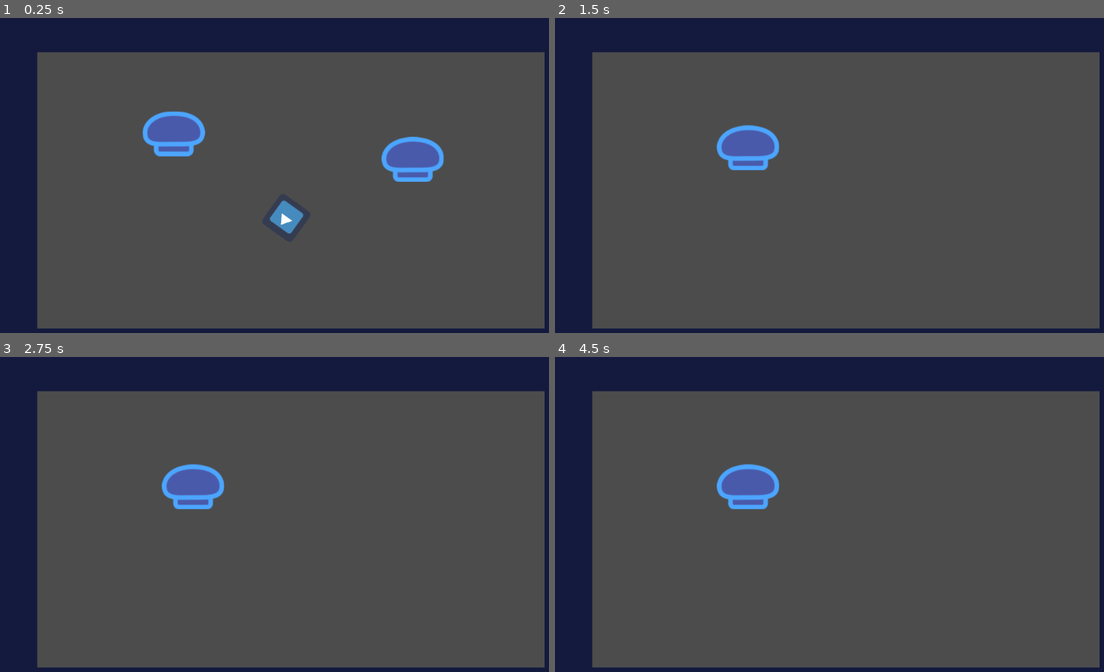
Above: before the commit, frames 1-4 (two rows, left to right).
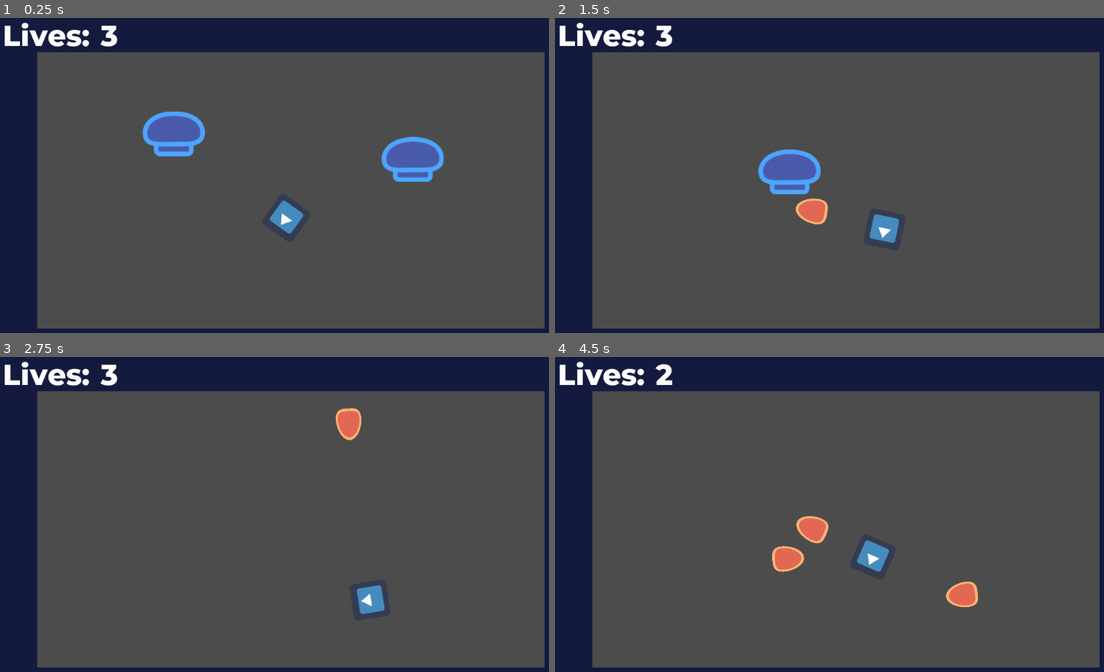
Above: after the commit, the same moments.

Repository: yenyao/GodotJam
Game: Godot game, scene res://src/Levels/FirstScene.tscn
Same seed, same stepped clock (60 frames per second), same inputs: the game is played once before the commit and once after it. The engine's default icon, where the game draws it, is replaced by a stand-in: a white triangle on a blue panel in a dark square.
Inputs (mouse positions are in pixels of both pictures, inside the frame that each line leads up to):
- Up to frame 1 (0.25 s): no input
- Up to frame 2 (1.5 s): move the mouse to (972, 162) at 0.52 s; hold D (move_right) 0.53-1.28 s; click (972, 162) at 0.6 s; move the mouse to (725, 197) at 1.27 s; hold S (move_down) from 1.28 s (still down); click (725, 197) at 1.35 s
- Up to frame 3 (2.75 s): move the mouse to (345, 442) at 2.02 s; release S (move_down) at 2.03 s; hold D (move_right) from 2.03 s (still down); click (345, 442) at 2.1 s
- Up to frame 4 (4.5 s): move the mouse to (813, 586) at 2.77 s; release D (move_right) at 2.78 s; hold W (move_up) 2.78-3.53 s; click (813, 586) at 2.85 s; move the mouse to (1016, 568) at 3.52 s; hold A (move_left) from 3.53 s (still down); click (1016, 568) at 3.6 s; move the mouse to (664, 467) at 4.27 s; click (664, 467) at 4.35 s

The runs differ from the first frame. In frame 1, 0.7% of the frame differs, in the area x 0-22%, y 1-10%; in frame 2, 4.0%, in the area x 0-63%, y 1-72%; in frame 3, 2.8%; in frame 4, 3.6%.

Commit message:
Added Lives and player-bullet detection

Diff:
--- a/Assets/font_title.tres
+++ b/Assets/font_title.tres
@@ -3,7 +3,7 @@
 [ext_resource path="res://assets/montserrat_extrabold.otf" type="DynamicFontData" id=1]
 
 [resource]
-size = 46
+size = 50
 use_mipmaps = true
 use_filter = true
 font_data = ExtResource( 1 )
--- /dev/null
+++ b/src/GUI/Overlay.gd
@@ -0,0 +1,6 @@
+extends MarginContainer
+
+onready var number = get_node("HBoxContainer/Number")
+
+func _on_Player_health_changed(lives):
+	number.text = str(lives)
--- /dev/null
+++ b/src/GUI/Overlay.tscn
@@ -0,0 +1,34 @@
+[gd_scene load_steps=3 format=2]
+
+[ext_resource path="res://Assets/font_title.tres" type="DynamicFont" id=1]
+[ext_resource path="res://src/GUI/Overlay.gd" type="Script" id=2]
+
+[node name="GUI" type="MarginContainer"]
+anchor_right = 1.0
+custom_constants/margin_right = 20
+custom_constants/margin_top = 20
+custom_constants/margin_left = 20
+custom_constants/margin_bottom = 20
+script = ExtResource( 2 )
+__meta__ = {
+"_edit_use_anchors_": false
+}
+
+[node name="HBoxContainer" type="HBoxContainer" parent="."]
+margin_left = 20.0
+margin_top = 20.0
+margin_right = 1004.0
+margin_bottom = 82.0
+
+[node name="Live" type="Label" parent="HBoxContainer"]
+margin_right = 166.0
+margin_bottom = 62.0
+custom_fonts/font = ExtResource( 1 )
+text = "Lives: "
+
+[node name="Number" type="Label" parent="HBoxContainer"]
+margin_left = 170.0
+margin_right = 200.0
+margin_bottom = 62.0
+custom_fonts/font = ExtResource( 1 )
+text = "3"
--- a/src/Levels/FirstScene.gd
+++ b/src/Levels/FirstScene.gd
@@ -3,6 +3,7 @@
 func _on_Player_shoot(bullet):
 	bullet.velocity *= 0.5
 	add_child(bullet)
+
 func _ready():
 	var Enemies = get_tree().get_nodes_in_group("Enemies")
 	var Player = get_node("Player")
--- a/src/Levels/FirstScene.tscn
+++ b/src/Levels/FirstScene.tscn
@@ -1,9 +1,10 @@
-[gd_scene load_steps=5 format=2]
+[gd_scene load_steps=6 format=2]
 
 [ext_resource path="res://src/actors/player.tscn" type="PackedScene" id=1]
 [ext_resource path="res://Assets/tileset.tres" type="TileSet" id=2]
 [ext_resource path="res://src/actors/Enemy.tscn" type="PackedScene" id=3]
 [ext_resource path="res://src/Levels/FirstScene.gd" type="Script" id=4]
+[ext_resource path="res://src/GUI/Overlay.tscn" type="PackedScene" id=5]
 
 [node name="Node2D" type="Node2D"]
 script = ExtResource( 4 )
@@ -29,4 +30,8 @@
 ] instance=ExtResource( 3 )]
 position = Vector2( 296.797, 206.598 )
 
+[node name="GUI" parent="." instance=ExtResource( 5 )]
+margin_right = 240.0
+margin_bottom = 102.0
+[connection signal="health_changed" from="Player" to="GUI" method="_on_Player_health_changed"]
 [connection signal="shoot" from="Player" to="." method="_on_Player_shoot"]
--- a/src/actors/Enemy.tscn
+++ b/src/actors/Enemy.tscn
@@ -26,5 +26,4 @@
 
 [node name="CollisionShape2D" type="CollisionShape2D" parent="BulletDetector"]
 shape = SubResource( 2 )
-
 [connection signal="body_entered" from="BulletDetector" to="." method="_on_BulletDetector_body_entered"]
--- a/src/actors/player.gd
+++ b/src/actors/player.gd
@@ -1,10 +1,12 @@
 extends KinematicBody2D
 
 signal shoot(bullet, velocity, location)
+signal health_changed(lives)
 
 export var speed = 100
 var velocity = Vector2(0,0)
 var direction = Vector2(0,0)
+var lives = 3
 const Bullet = preload("res://src/actors/Bullet.tscn")
 
 func _physics_process(_delta):
@@ -28,9 +30,22 @@
 		var bullet = Bullet.instance()
 		bullet.velocity = Vector2.UP.rotated(rotation + PI/2) * 1000
 		bullet.rotation = bullet.velocity.angle()
-		bullet.position = position
+		bullet.position = position + bullet.velocity.normalized() * 70
 
 		emit_signal("shoot", bullet)
 
-func _on_Area2D_body_entered(body):
-	queue_free()
+func get_hurt():
+	lives -= 1
+	emit_signal("health_changed", lives)
+	if lives <= 0:
+		queue_free()
+
+
+
+func _on_EnemyDetector_body_entered(body):
+	get_hurt()
+
+
+func _on_BulletDetector_body_entered(body):
+	get_hurt()
+	body.queue_free()
--- a/src/actors/player.tscn
+++ b/src/actors/player.tscn
@@ -23,6 +23,7 @@
 shape = SubResource( 1 )
 
 [node name="BulletDetector" type="Area2D" parent="."]
+collision_layer = 0
 collision_mask = 8
 
 [node name="BulletDetectorShape" type="CollisionShape2D" parent="BulletDetector"]
@@ -34,6 +35,6 @@
 
 [node name="EnemyDetectorShape" type="CollisionShape2D" parent="EnemyDetector"]
 shape = SubResource( 3 )
-
+[connection signal="body_entered" from="BulletDetector" to="." method="_on_BulletDetector_body_entered"]
 [connection signal="body_entered" from="BulletDetector" to="." method="_on_Area2D_body_entered"]
-[connection signal="body_entered" from="EnemyDetector" to="." method="_on_Area2D_body_entered"]
+[connection signal="body_entered" from="EnemyDetector" to="." method="_on_EnemyDetector_body_entered"]
